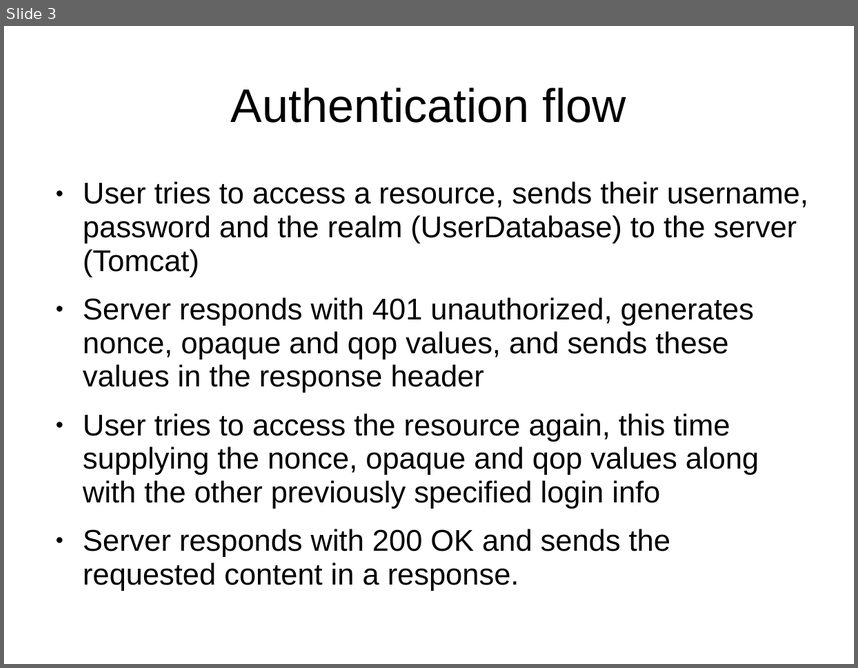
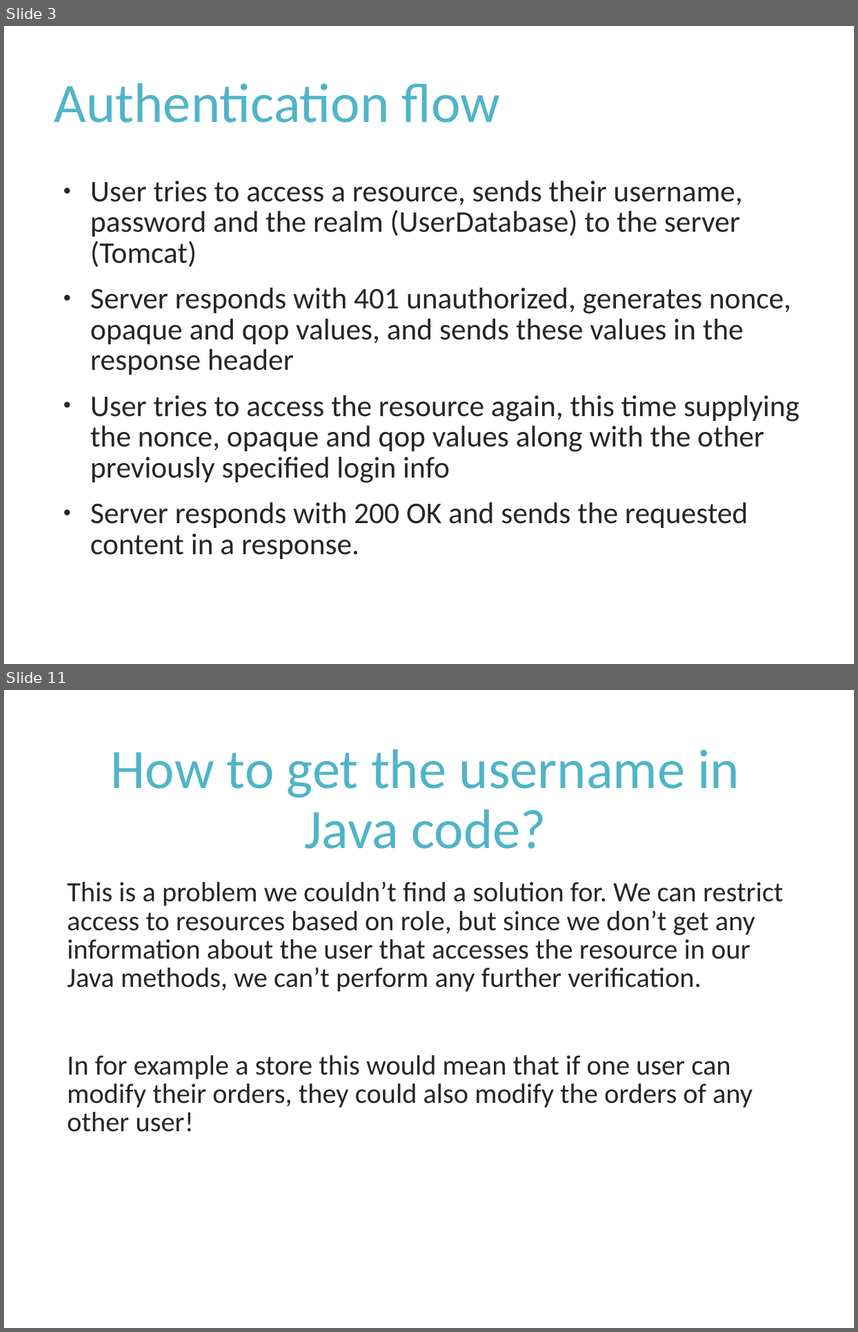
Before and after one commit to Rampastring/ties4560, a slide deck: Task-4/task4.ppt. Shown one above the other, each under a label of ours: slide 3 before the commit, slides 3 and 11 after it; the slides between them are not shown. The pictures are 858x668 and 858x1332 pixels, drawn with LibreOffice and Linux fonts; fonts in the diff are those of the drawing. Boxes give left, top, right and bottom in pixels: in the first picture for what was removed or moved away, otherwise in the second. Text is boxed around its words. In the diff, an @@ line names an element or a change of style, - is before the commit and + after.

```diff
--- a/Task-4/task4.ppt
+++ b/Task-4/task4.ppt
@@ slide 11 added at box(4, 690, 854, 1328), background #FFFFFF @@
@@ title added at box(111, 749, 740, 849), 52 pt, text #50B4C8 @@
+How to get the username in Java code?
@@ text added at box(67, 882, 783, 1132), 26 pt, text #262626 @@
+  This is a problem we couldn’t find a solution for. We can restrict access to resources based on role, but since we don’t get any information about the user that accesses the resource in our Java methods, we can’t perform any further verification.
+  In for example a store this would mean that if one user can modify their orders, they could also modify the orders of any other user!
@@ slide 3 changed as well @@
@@ title "Authentication flow" at box(54, 83, 500, 123): size 44 to 52 pt, font Arial to Calibri, text colour #000000 to #50B4C8; alignment centre to left; line spacing 0.93 to 0.9 @@
@@ text "User tries to access a ..." at box(90, 180, 800, 559): font Arial to Calibri, text colour #000000 to #262626; line spacing 0.93 to 0.85; bullet colour #000000 to #262626 @@
```
Also in this commit, not shown: 2 other slides changed, 8 other slides added.
